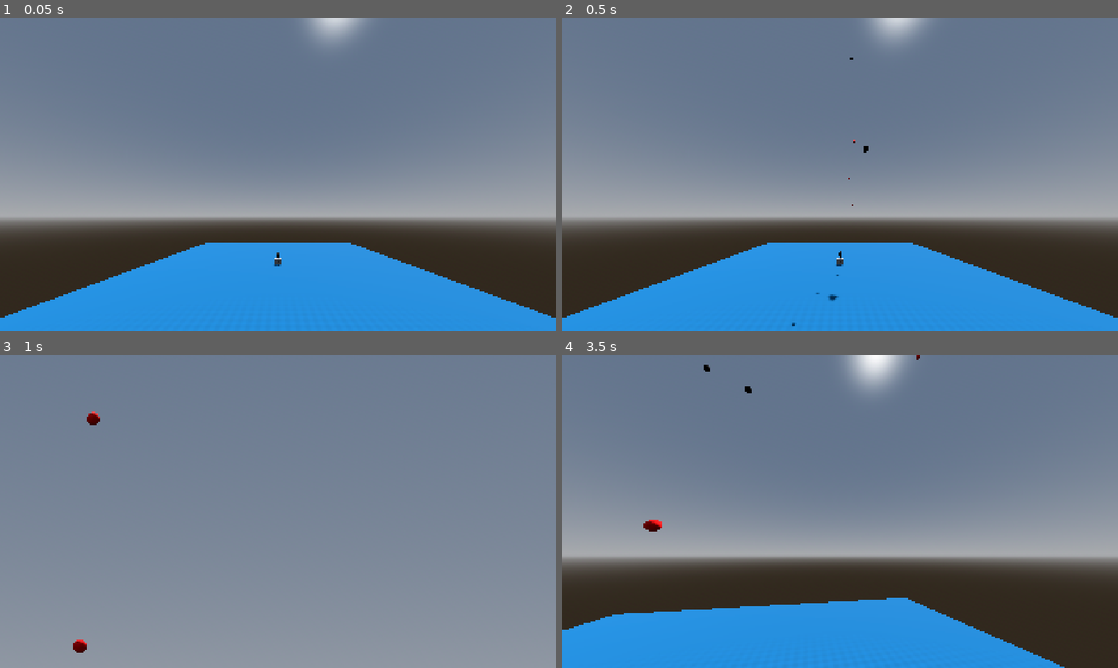
Above: before the commit, frames 1-4 (two rows, left to right).
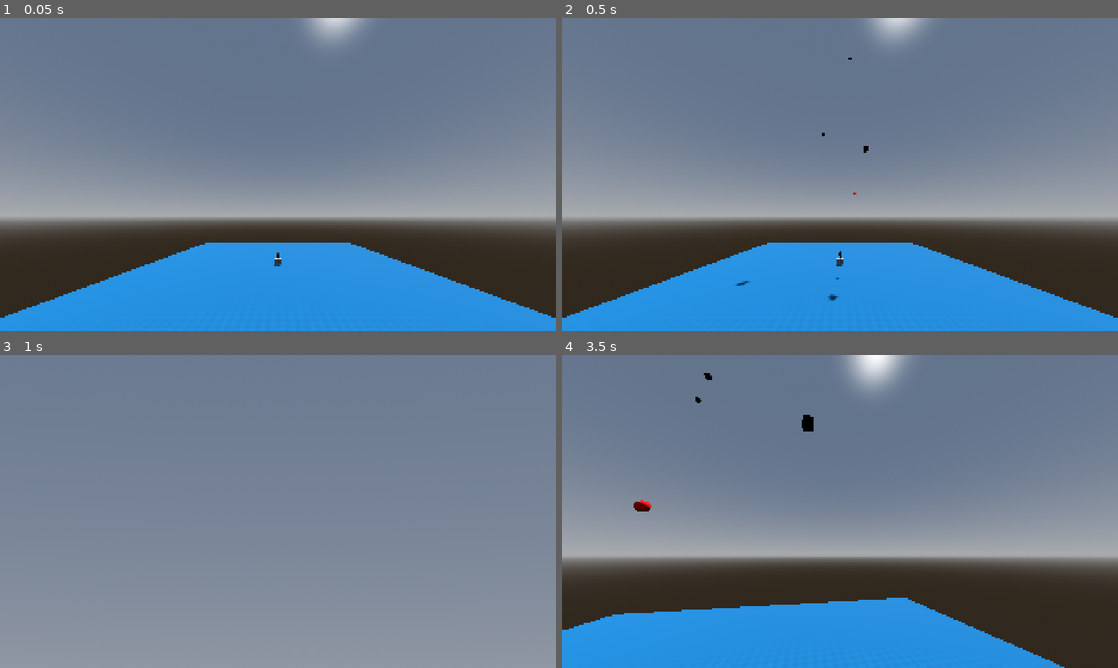
Above: after the commit, the same moments.

Repository: BilgiPasa/3d-gun-turret
Game: Godot game, scene res://Scenes/main_scene.tscn
Same seed, same stepped clock (60 frames per second), same inputs: the game is played once before the commit and once after it.
Inputs (mouse positions are in pixels of both pictures, inside the frame that each line leads up to):
- Up to frame 1 (0.05 s): no input
- Up to frame 2 (0.5 s): no input
- Up to frame 3 (1 s): move the mouse to (305, 511) at 0.52 s; hold W (move_forward) from 0.53 s (still down); hold C (camera_zoom) from 0.53 s (still down)
- Up to frame 4 (3.5 s): keep holding W (move_forward); move the mouse to (812, 511) at 1.27 s; release C (camera_zoom) at 1.28 s; tap R (run) at 1.35, 2.85 s; move the mouse to (851, 505) at 2.02 s; hold C (camera_zoom) 2.03-2.78 s; tap Enter at 2.75 s; move the mouse to (834, 517) at 2.77 s

Frame 1 is identical in both runs. In frame 2, less than 0.1% of the frame differs, in the area x 31-53%, y 12-99%; in frame 3, 0.2%; in frame 4, 0.4%, in the area x 12-65%, y 0-57%.

Commit message:
Update gun turret shooting system, Update gun turret enemy targeting system, Add some comments in gun turret script, Increase enemy spawning, Shorten the retarget timers of the enemies, Update to version 0.1

Diff:
--- a/Scripts/gun_turret.gd
+++ b/Scripts/gun_turret.gd
@@ -2,12 +2,10 @@
 extends StaticBody3D
 
 # Shoot Bullet Variables
-const BULLET_DEFAULT_LIN_VEL_X_AND_Z: float = 150
-const BULLET_MIN_REACH_TIME: float = 0.15
+const BULLET_REACH_TIME: float = 0.15
 const SHOOT_TIMER_WAIT_TIME: float = 0.05
 const BULLET_SCENE = preload("res://Scenes/bullet.tscn")
 var gravity_amount: float = ProjectSettings.get_setting("physics/3d/default_gravity")
-var t: float
 var can_shoot: bool = true
 var target_relative_position: Vector3
 var shoot_vector: Vector3
@@ -45,135 +43,56 @@
 	if target == null:
 		return
 
-	var new_bullet = BULLET_SCENE.instantiate() # Make a new bullet
-	target_relative_position = Vector3(target.global_position.x - gun_mesh_holder.global_position.x, target.global_position.y - gun_mesh_holder.global_position.y, target.global_position.z - gun_mesh_holder.global_position.z) # Find the position of the target relative to the gun
+	# Make a new bullet
+	var new_bullet = BULLET_SCENE.instantiate()
+
+	# Find the position of the target relative to the gun
+	target_relative_position = Vector3(target.global_position.x - gun_mesh_holder.global_position.x, target.global_position.y - gun_mesh_holder.global_position.y, target.global_position.z - gun_mesh_holder.global_position.z)
 
 	if target is MovableEnemy:
-		# Calculate reach time and X speed based on enemy speed and default X speed
-		if target_relative_position.x >= 0: # If the enemy is at the right of the turret
-			if target.linear_velocity.x >= 0: # If the enemy is moving to right
-				t = abs(target_relative_position.x) / (BULLET_DEFAULT_LIN_VEL_X_AND_Z - target.linear_velocity.x)
-			else: # If the enemy is moving to left
-				t = abs(target_relative_position.x) / (BULLET_DEFAULT_LIN_VEL_X_AND_Z + target.linear_velocity.x)
+		# Calculate X speed
+		shoot_vector.x = (target_relative_position.x / BULLET_REACH_TIME) + target.linear_velocity.x
 
-			if t >= BULLET_MIN_REACH_TIME:
-				shoot_vector.x = BULLET_DEFAULT_LIN_VEL_X_AND_Z
-				shoot_vector.z = (target_relative_position.z / t) + target.linear_velocity.z
-			else:
-				if target_relative_position.z >= 0: # If the enemy is at the back of the turret
-					if target.linear_velocity.z >= 0: # If the enemy is moving to back
-						t = abs(target_relative_position.z) / (BULLET_DEFAULT_LIN_VEL_X_AND_Z - target.linear_velocity.z)
-					else: # If the enemy is moving to front
-						t = abs(target_relative_position.z) / (BULLET_DEFAULT_LIN_VEL_X_AND_Z + target.linear_velocity.z)
+		# Calculate Y speed
+		# There is no gravity calculation here because the bullet and the movable enemy have the same gravity
+		shoot_vector.y = (target_relative_position.y / BULLET_REACH_TIME) + target.linear_velocity.y
 
-					if t >= BULLET_MIN_REACH_TIME:
-						shoot_vector.x = (target_relative_position.x / t) + target.linear_velocity.x
-						shoot_vector.z = BULLET_DEFAULT_LIN_VEL_X_AND_Z
-					else:
-						t = BULLET_MIN_REACH_TIME
-						shoot_vector.x = (target_relative_position.x / t) + target.linear_velocity.x
-						shoot_vector.z = (target_relative_position.z / t) + target.linear_velocity.z
-				else: # If the enemy is at the front of the turret
-					if target.linear_velocity.z >= 0: # If the enemy is moving to back
-						t = abs(target_relative_position.z) / (BULLET_DEFAULT_LIN_VEL_X_AND_Z - target.linear_velocity.z)
-					else: # If the enemy is moving to front
-						t = abs(target_relative_position.z) / (BULLET_DEFAULT_LIN_VEL_X_AND_Z + target.linear_velocity.z)
+		# Calculate Z speed
+		shoot_vector.z = (target_relative_position.z / BULLET_REACH_TIME) + target.linear_velocity.z
+	else:
+		# Calculate X speed
+		shoot_vector.x = target_relative_position.x / BULLET_REACH_TIME
 
-					if t >= BULLET_MIN_REACH_TIME:
-						shoot_vector.x = (target_relative_position.x / t) + target.linear_velocity.x
-						shoot_vector.z = -BULLET_DEFAULT_LIN_VEL_X_AND_Z
-					else:
-						t = BULLET_MIN_REACH_TIME
-						shoot_vector.x = (target_relative_position.x / t) + target.linear_velocity.x
-						shoot_vector.z = (target_relative_position.z / t) + target.linear_velocity.z
-		else: # If the enemy is at the left of the turret
-			if target.linear_velocity.x >= 0: # If the enemy is moving to right
-				t = abs(target_relative_position.x) / (BULLET_DEFAULT_LIN_VEL_X_AND_Z - target.linear_velocity.x)
-			else: # If the enemy is moving to left
-				t = abs(target_relative_position.x) / (BULLET_DEFAULT_LIN_VEL_X_AND_Z + target.linear_velocity.x)
+		# Calculate Y speed
+		# At the line below, I used (physics_delta * 4) to hit the target better because if I don't add it, it might miss the target by a small distance.
+		shoot_vector.y = (target_relative_position.y / BULLET_REACH_TIME) - (gravity_amount * (BULLET_REACH_TIME + (physics_delta * 4)) / 2)
 
-			if t >= BULLET_MIN_REACH_TIME:
-				shoot_vector.x = -BULLET_DEFAULT_LIN_VEL_X_AND_Z
-				shoot_vector.z = (target_relative_position.z / t) + target.linear_velocity.z
-			else:
-				if target_relative_position.z >= 0: # If the enemy is at the back of the turret
-					if target.linear_velocity.z >= 0: # If the enemy is moving to back
-						t = abs(target_relative_position.z) / (BULLET_DEFAULT_LIN_VEL_X_AND_Z - target.linear_velocity.z)
-					else: # If the enemy is moving to front
-						t = abs(target_relative_position.z) / (BULLET_DEFAULT_LIN_VEL_X_AND_Z + target.linear_velocity.z)
+		# Calculate Z speed
+		shoot_vector.z = (target_relative_position.z / BULLET_REACH_TIME)
 
-					if t >= BULLET_MIN_REACH_TIME:
-						shoot_vector.x = (target_relative_position.x / t) + target.linear_velocity.x
-						shoot_vector.z = BULLET_DEFAULT_LIN_VEL_X_AND_Z
-					else:
-						t = BULLET_MIN_REACH_TIME
-						shoot_vector.x = (target_relative_position.x / t) + target.linear_velocity.x
-						shoot_vector.z = (target_relative_position.z / t) + target.linear_velocity.z
-				else: # If the enemy is at the front of the turret
-					if target.linear_velocity.z >= 0: # If the enemy is moving to back
-						t = abs(target_relative_position.z) / (BULLET_DEFAULT_LIN_VEL_X_AND_Z - target.linear_velocity.z)
-					else: # If the enemy is moving to front
-						t = abs(target_relative_position.z) / (BULLET_DEFAULT_LIN_VEL_X_AND_Z + target.linear_velocity.z)
-
-					if t >= BULLET_MIN_REACH_TIME:
-						shoot_vector.x = (target_relative_position.x / t) + target.linear_velocity.x
-						shoot_vector.z = -BULLET_DEFAULT_LIN_VEL_X_AND_Z
-					else:
-						t = BULLET_MIN_REACH_TIME
-						shoot_vector.x = (target_relative_position.x / t) + target.linear_velocity.x
-						shoot_vector.z = (target_relative_position.z / t) + target.linear_velocity.z
-
-		# There is no gravity calculation here because the bullet and the movable enemy have the same gravity
-		shoot_vector.y = (target_relative_position.y / t) + target.linear_velocity.y # Calculate Y speed
-	else:
-		t = abs(target_relative_position.x) / BULLET_DEFAULT_LIN_VEL_X_AND_Z # Calculate reach time based on default X and Z speed
-
-		if t >= BULLET_MIN_REACH_TIME:
-			# Assign X speed
-			if target_relative_position.x >= 0:
-				shoot_vector.x = BULLET_DEFAULT_LIN_VEL_X_AND_Z
-			else:
-				shoot_vector.x = -BULLET_DEFAULT_LIN_VEL_X_AND_Z
-
-			shoot_vector.z = target_relative_position.z / t
-		else: # If reach time is too small when calculated for X
-			t = abs(target_relative_position.z) / BULLET_DEFAULT_LIN_VEL_X_AND_Z # Calculate reach time based on default X and Z speed
-
-			if t >= BULLET_MIN_REACH_TIME:
-				# Assign Z speed
-				if target_relative_position.z >= 0:
-					shoot_vector.z = BULLET_DEFAULT_LIN_VEL_X_AND_Z
-				else:
-					shoot_vector.z = -BULLET_DEFAULT_LIN_VEL_X_AND_Z
-
-				shoot_vector.x = target_relative_position.x / t
-			else: # If reach time is too small when calculated for X and Z
-				t = BULLET_MIN_REACH_TIME # Set the reach time
-				shoot_vector.x = target_relative_position.x / t # Calculate X speed
-				shoot_vector.z = target_relative_position.z / t # Calculate Z speed
-
-		# At the line below, I used (physics_delta * 4) to hit the target better because if I don't add it, it might miss the target by a small distance.
-		shoot_vector.y = (target_relative_position.y / t) + (gravity_amount * (t + (physics_delta * 4)) / 2) # Calculate Y speed
-
-	gun_mesh_holder.look_at(shoot_vector) # Gun sprite looks at the target
+	gun_mesh_holder.look_at(shoot_vector) # Make the gun mesh look at the target
 	new_bullet.position = gun_mesh_holder.global_position # Initialize the position of the bullet
 	owner.add_child(new_bullet) # Add the bullet to the scene
-	new_bullet.linear_velocity = shoot_vector # Add speed to the bullet
+	new_bullet.linear_velocity = shoot_vector # Add velocity to the bullet
 
 func give_closest_target() -> Node3D:
 	closest_target = null
-	targets = target_find_area.get_overlapping_bodies()
+	targets = target_find_area.get_overlapping_bodies() # Get the enemies inside of the target find area
 
-	if len(targets) > 0:
-		closest_target = targets[0]
+	if len(targets) > 0: # If there are enemies inside of the target find area
+		closest_target = targets[0] # Starting from the first node
 
+		# Compare all of the nodes
 		for i in range(1, len(targets)):
 			if !targets[i].targeted && how_far_from_gun_turret_ground(closest_target.global_position) > how_far_from_gun_turret_ground(targets[i].global_position):
 				closest_target = targets[i]
 
-	closest_target.targeted = true
-	closest_target.retarget_timer.start()
-	return closest_target
+	if !closest_target.targeted: # If the selected target is not targeted
+		closest_target.targeted = true # Make it targeted
+		closest_target.retarget_timer.start() # Start its retarget timer
+		return closest_target # return the selected target
+	else:
+		return null
 
 # Calculate how far is the target from the gun turret ground
 func how_far_from_gun_turret_ground(target_global_position: Vector3) -> float:
--- a/Scripts/movable_enemy.gd
+++ b/Scripts/movable_enemy.gd
@@ -9,7 +9,7 @@
 	continuous_cd = true
 	contact_monitor = true
 	max_contacts_reported = 1
-	retarget_timer.wait_time = 0.5
+	retarget_timer.wait_time = 0.3
 
 func _physics_process(_delta: float) -> void:
 	if position.y < -5:
--- a/Scripts/movable_enemy_spawner.gd
+++ b/Scripts/movable_enemy_spawner.gd
@@ -2,8 +2,8 @@
 
 @onready var spawn_timer: Timer = $SpawnTimer
 const SPAWN_X_AND_Z_RANGE: int = 15
-const SPEED_RANGE: int = 5
-const SPAWN_TIME: float = 0.175
+const SPEED_RANGE: float = 7.5
+const SPAWN_TIME: float = 0.15
 const MOVABLE_ENEMY_SCENE = preload("res://Scenes/movable_enemy.tscn")
 
 func _ready() -> void:
--- a/Scripts/static_enemy.gd
+++ b/Scripts/static_enemy.gd
@@ -11,7 +11,7 @@
 	max_contacts_reported = 1
 	freeze = true
 	freeze_mode = RigidBody3D.FREEZE_MODE_KINEMATIC
-	retarget_timer.wait_time = 0.5
+	retarget_timer.wait_time = 0.3
 
 func _on_body_entered(body: Node) -> void:
 	body.queue_free.call_deferred()
--- a/Scripts/static_enemy_spawner.gd
+++ b/Scripts/static_enemy_spawner.gd
@@ -2,7 +2,7 @@
 
 @onready var spawn_timer: Timer = $SpawnTimer
 const SPAWN_RADIUS: int = 10
-const SPAWN_TIME: float = 0.175
+const SPAWN_TIME: float = 0.15
 const STATIC_ENEMY_SCENE = preload("res://Scenes/static_enemy.tscn")
 
 func _ready() -> void:
--- a/project.godot
+++ b/project.godot
@@ -11,6 +11,7 @@
 [application]
 
 config/name="3d-gun-turret"
+config/version="0.1"
 run/main_scene="uid://5skw733cpprs"
 config/features=PackedStringArray("4.7", "Forward Plus")
 config/icon="res://icon.svg"
